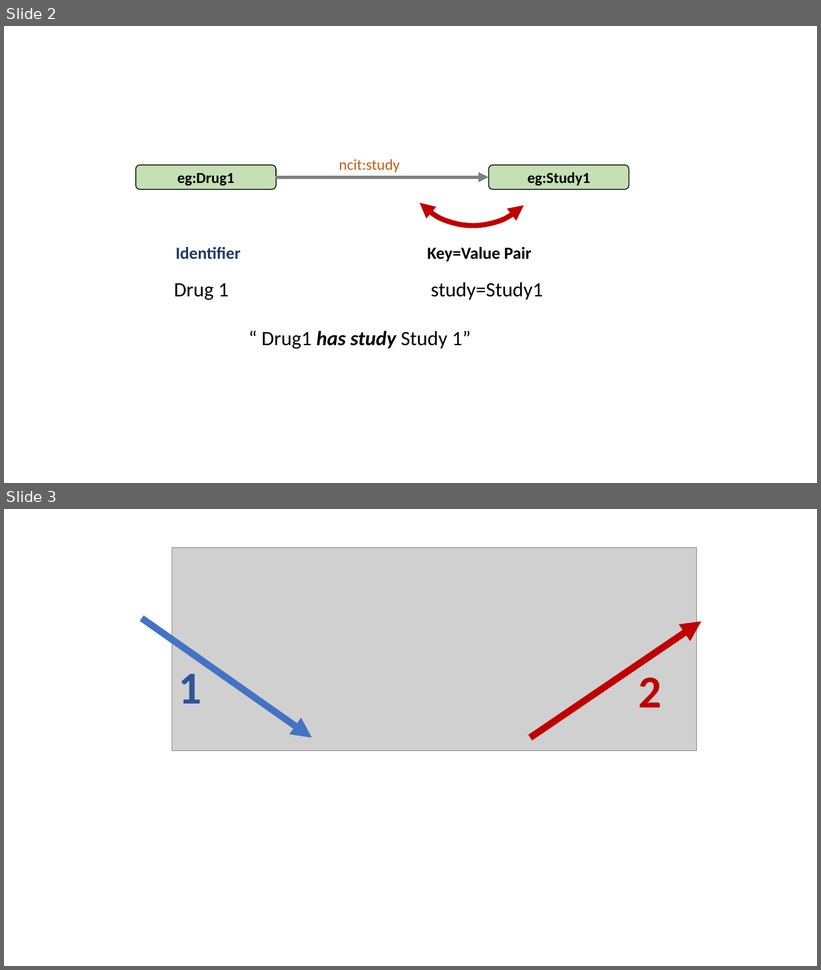
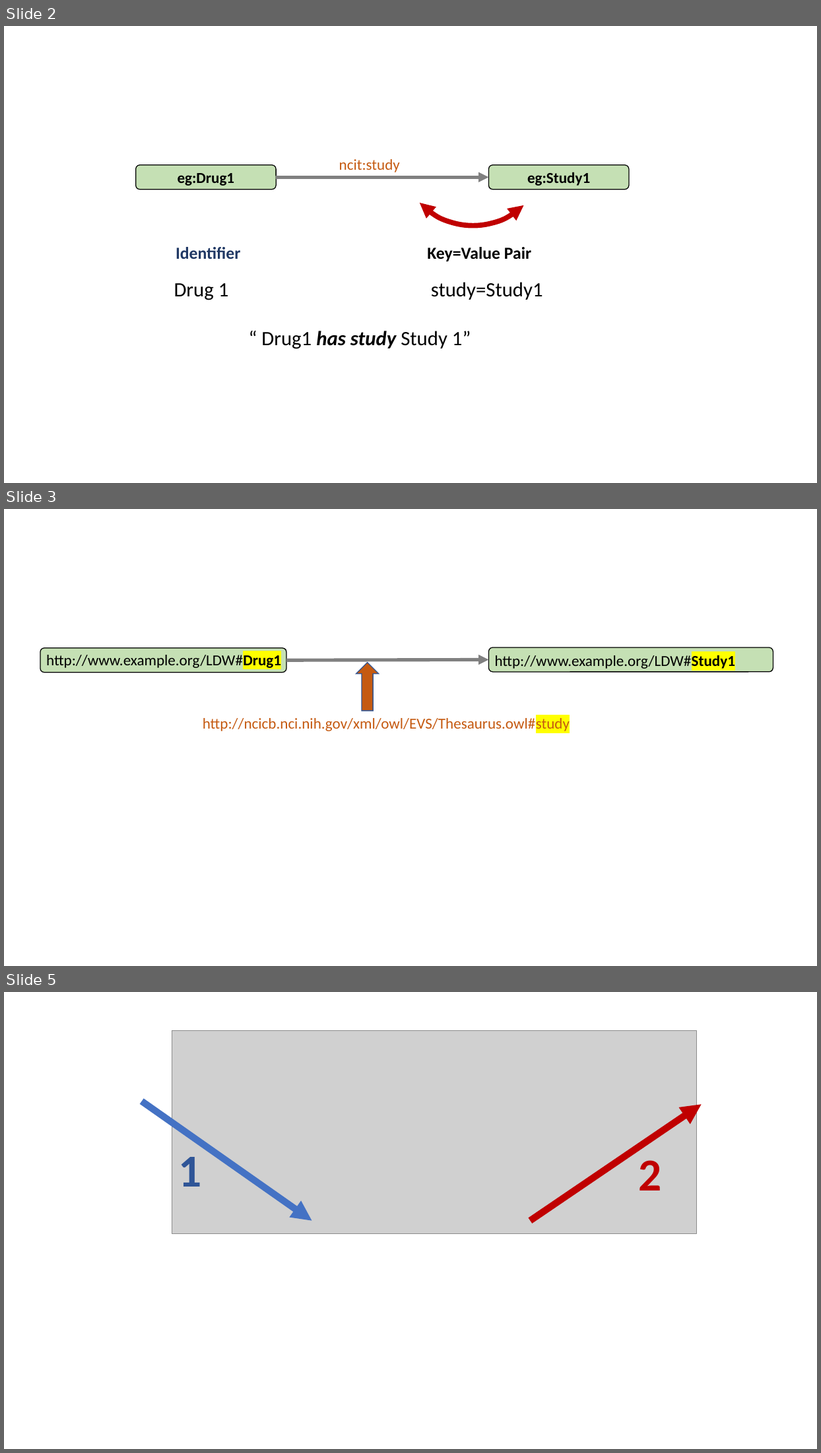
Before and after one commit to phuse-org/LinkedDataWorkshop, a slide deck: CSS2018/presentation/images/ImagesForPres.pptx. Shown one above the other, each under a label of ours: slides 2 and 3 before the commit, slides 2, 3 and 5 after it; the slides between them are not shown. The pictures are 821x970 and 821x1453 pixels, drawn with LibreOffice and Linux fonts; fonts in the diff are those of the drawing; grey boxes stand for pictures. Boxes give left, top, right and bottom in pixels: in the first picture for what was removed or moved away, otherwise in the second. Text is boxed around its words. In the diff, an @@ line names an element or a change of style, - is before the commit and + after.

```diff
--- a/CSS2018/presentation/images/ImagesForPres.pptx
+++ b/CSS2018/presentation/images/ImagesForPres.pptx
@@ slide 3 added at (x1=4, y1=509, x2=817, y2=966), background #FFFFFF @@
@@ rounded rectangle added at (x1=40, y1=648, x2=286, y2=673), fill #C5E0B4, outline #000000 1 pt @@
@@ text added at (x1=46, y1=652, x2=281, y2=669), 18 pt, text #000000 @@
+http://www.example.org/LDW#Drug1
@@ arrow added from (286, 660) to (489, 659), #808080 4 pt @@
@@ right arrow added at (x1=356, y1=663, x2=378, y2=711), fill #C55A11, outline #325491 1 pt @@
@@ rounded rectangle added at (x1=489, y1=648, x2=773, y2=672), fill #C5E0B4, outline #000000 1 pt @@
@@ text added at (x1=495, y1=653, x2=735, y2=670), 18 pt, text #000000 @@
+http://www.example.org/LDW#Study1
@@ text added at (x1=203, y1=716, x2=570, y2=733), 18 pt, text #C55A11 @@
+http://ncicb.nci.nih.gov/xml/owl/EVS/Thesaurus.owl#study
@@ what was slide 3 is now slide 5 @@
```
Also in this commit, not shown: 1 other slide added, 4 other files.
